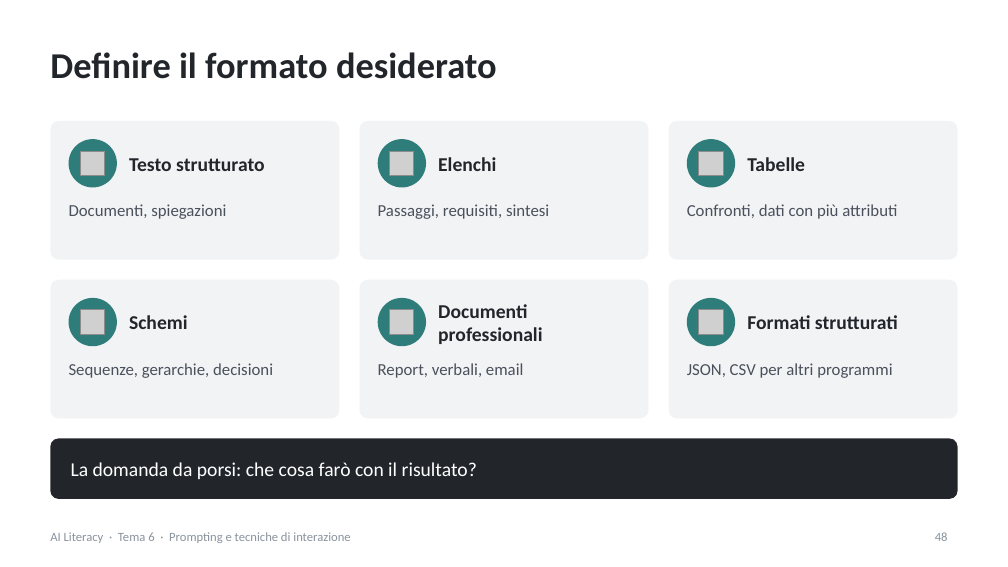
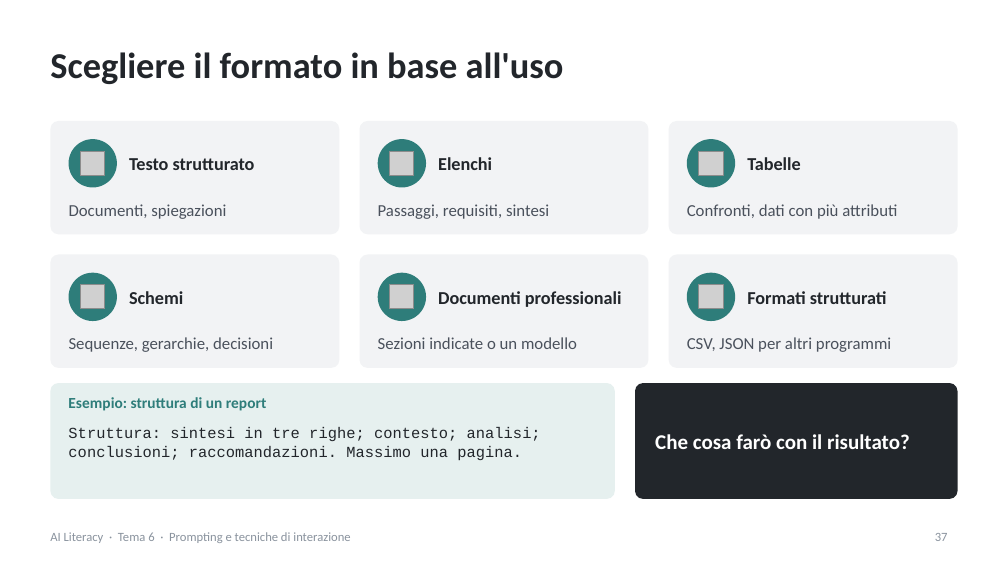
Before and after one commit to NetAi-IT/Formazione-AI-Literacy-Official, a slide deck: slide 37 of Base/Tema6_Prompting_tecniche_interazione.pptx (slide 48 before the commit). Drawn at 1008x567 pixels with LibreOffice and Linux fonts; fonts in the diff are those of the drawing; grey boxes stand for pictures. Boxes give left, top, right and bottom in pixels: in the first picture for what was removed or moved away, otherwise in the second. Text is boxed around its words. In the diff, an @@ line names an element or a change of style, - is before the commit and + after.

```diff
--- a/Base/Tema6_Prompting_tecniche_interazione.pptx
+++ b/Base/Tema6_Prompting_tecniche_interazione.pptx
@@ title at [50, 52, 564, 84]: text changed @@
-Definire il formato desiderato
+Scegliere il formato in base all'uso
@@ rounded rectangle: place and size @@
-rounded rectangle at [50, 121, 340, 260]
+rounded rectangle at [50, 121, 340, 234]
@@ rounded rectangle: place and size @@
-rounded rectangle at [360, 121, 649, 260]
+rounded rectangle at [360, 121, 649, 234]
@@ rounded rectangle: place and size @@
-rounded rectangle at [668, 121, 958, 260]
+rounded rectangle at [668, 121, 958, 234]
@@ rounded rectangle: place and size @@
-rounded rectangle at [50, 279, 340, 418]
+rounded rectangle at [50, 254, 340, 367]
@@ rounded rectangle: place and size @@
-rounded rectangle at [360, 279, 649, 418]
+rounded rectangle at [360, 254, 649, 367]
@@ proportions changed in 6 elements at [50, 121, 340, 234], [360, 121, 649, 234], [668, 121, 958, 234], [50, 254, 340, 367], [360, 254, 649, 367], [668, 254, 958, 367] @@
@@ rounded rectangle: place and size @@
-rounded rectangle at [668, 279, 958, 418]
+rounded rectangle at [668, 254, 958, 367]
@@ size 14 to 13 pt in 6 elements at [129, 158, 255, 170], [438, 157, 492, 170], [747, 157, 800, 170], [129, 291, 183, 304], [438, 291, 622, 307], [747, 291, 887, 304] @@
@@ 3 pictures, 3 texts, 3 ellipses: place and size @@
-3 pictures, 3 texts, 3 ellipses at [69, 298, 898, 347]
+3 pictures, 3 texts, 3 ellipses at [69, 273, 887, 322]
@@ text "Sequenze, gerarchie, decisioni": place and size @@
-text "Sequenze, gerarchie, decisioni" at [69, 363, 273, 378]
+text "Sequenze, gerarchie, decisioni" at [69, 337, 273, 352]
@@ text at [378, 337, 577, 349]: text changed @@
-Report, verbali, email
+Sezioni indicate o un modello
@@ text at [687, 337, 891, 352]: text changed @@
-JSON, CSV per altri programmi
+CSV, JSON per altri programmi
@@ rounded rectangle: place and size @@
-rounded rectangle at [50, 438, 958, 499]
+rounded rectangle at [50, 383, 615, 499]
@@ rounded rectangle at [50, 383, 615, 499]: fill #22262B to #E6F0EF; proportions changed @@
@@ rounded rectangle added at [635, 383, 958, 499], fill #22262B @@
@@ text added at [68, 397, 266, 411], 11 pt, text #2E7D7A, bold @@
+Esempio: struttura di un report
@@ text added at [68, 427, 541, 460], 11 pt, text #22262B @@
+Struttura: sintesi in tre righe; contesto; analisi; conclusioni; raccomandazioni. Massimo una pagina.
@@ text at [655, 434, 910, 449]: text changed; size 14 to 15 pt; bold on @@
-La domanda da porsi: che cosa farò con il risultato?
+Che cosa farò con il risultato?
@@ page number at [935, 533, 948, 541]: text changed @@
-48
+37
```
Also in this commit, not shown: 37 other slides changed, 11 slides added, 28 slides removed, 11 other files.
